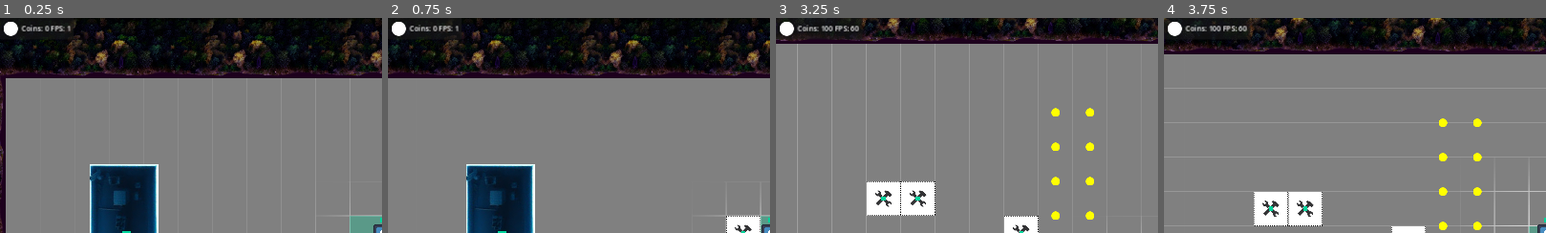
Above: before the commit, frames 1-4 (left to right).
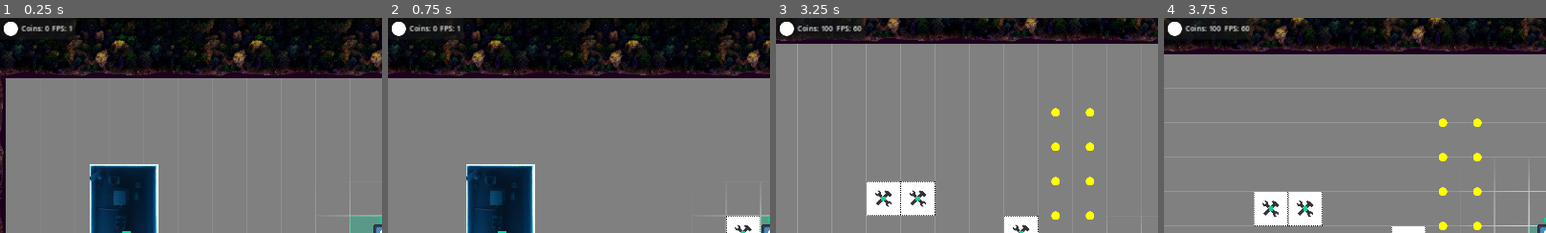
Above: after the commit, the same moments.

Repository: Slushie-Defense/Slushie
Game: Godot game, scene res://Levels/Level1.tscn
Two runs of this game, one before a commit and one after it. Both use one fixed random seed, a clock stepped at 60 frames per second and the inputs below. The engine's default icon, where the game draws it, is replaced by a stand-in: a white triangle on a blue panel in a dark square. Sound files missing from this copy of the repository are replaced by a short silence.
Inputs:
- Up to frame 1 (0.25 s): no input
- Up to frame 2 (0.75 s): tap Enter (ui_accept) at 0.5 s; hold Right (ui_right) from 0.53 s (still down)
- Up to frame 3 (3.25 s): tap Enter (ui_accept) at 0.77, 1.52, 3.02 s; release Right (ui_right) at 1.28 s; hold Down (ui_down) 1.28-2.03 s; hold Right (ui_right) 2.03-2.78 s; hold Up (ui_up) from 2.78 s (still down)
- Up to frame 4 (3.75 s): release Up (ui_up) at 3.53 s; hold Left (ui_left) from 3.53 s (still down)
The pictures show only the part of the screen within x 0-50%, y 0-50%; the shares and areas given below are measured in that part.

The runs differ from the first frame. In frame 1, 0.1% of the frame differs, in the area x 13-19%, y 3-7%; in frame 2, 0.1%; in frame 3, 0.1%; in frame 4, 0.2%, in the area x 15-23%, y 0-9%.

Commit message:
Fixed FPS

Diff:
--- a/Entities/Camera/Camera.gd
+++ b/Entities/Camera/Camera.gd
@@ -1,6 +1,7 @@
 extends Camera2D
 
 @onready var user_interface : Node2D = $UserInterfaceParent
+@onready var coins_user_interface : Node2D = $UserInterfaceParent/CoinsUserInterface
 
 var camera_width = 1280
 var camera_height = 720
@@ -30,3 +31,4 @@
 
 	# Position User Interface
 	user_interface.position = Vector2(offset.x - (camera_width * 0.5), offset.y - (camera_height * 0.5))
+	coins_user_interface._update_fps_count()
--- /dev/null
+++ b/FPSLabel.gd
@@ -0,0 +1,11 @@
+extends Label
+
+
+# Called when the node enters the scene tree for the first time.
+func _ready():
+	pass # Replace with function body.
+
+# Called every frame. 'delta' is the elapsed time since the previous frame.
+func _process(delta):
+	var fps = Engine.get_frames_per_second()
+	coin_counter.text = "Coins: " + str(Main.coins) + " FPS: " + str(fps)
--- a/UserInterface/Coins/CoinCounterUI.gd
+++ b/UserInterface/Coins/CoinCounterUI.gd
@@ -1,11 +1,15 @@
 extends Node2D
 
 @onready var coin_counter : Label = $CanvasLayer/Control/PanelContainer/MarginContainer/BoxContainer/Label
+@onready var fps_counter : Label = $CanvasLayer/Control/PanelContainer/MarginContainer/BoxContainer/FPSLabel
 
 func _ready():
 	Main.signal_update_coin_count.connect(_update_coin_count)
 	_update_coin_count(0)
 
 func _update_coin_count(count):
+	coin_counter.text = "Coins: " + str(Main.coins)
+
+func _update_fps_count():
 	var fps = Engine.get_frames_per_second()
-	coin_counter.text = "Coins: " + str(Main.coins) + " FPS: " + str(fps)
+	fps_counter.text = "FPS: " + str(fps)
--- a/UserInterface/Coins/CoinCounterUI.tscn
+++ b/UserInterface/Coins/CoinCounterUI.tscn
@@ -40,3 +40,7 @@
 [node name="Label" type="Label" parent="CanvasLayer/Control/PanelContainer/MarginContainer/BoxContainer"]
 layout_mode = 2
 text = "Coins"
+
+[node name="FPSLabel" type="Label" parent="CanvasLayer/Control/PanelContainer/MarginContainer/BoxContainer"]
+layout_mode = 2
+text = "FPS"
